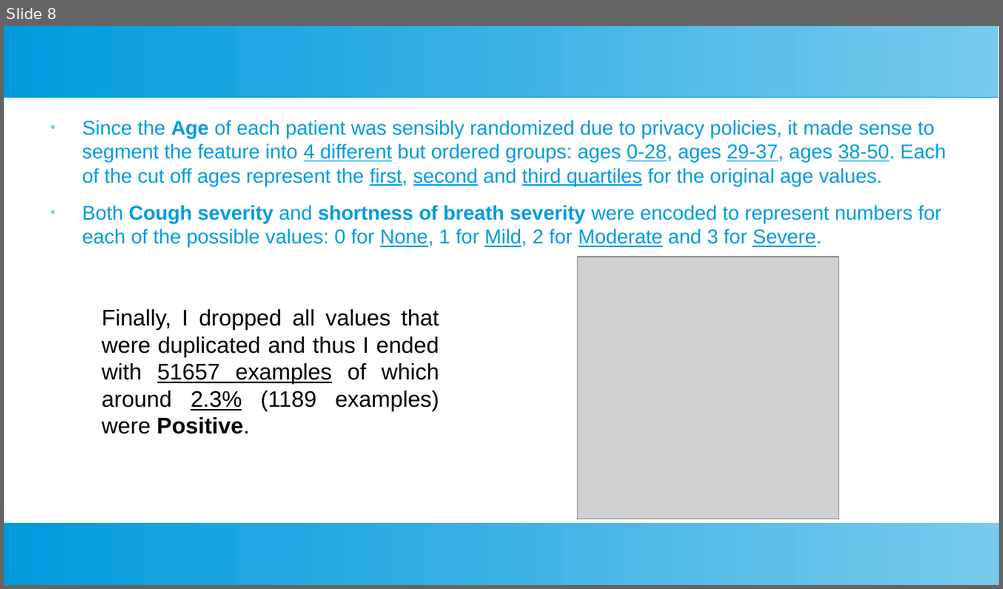
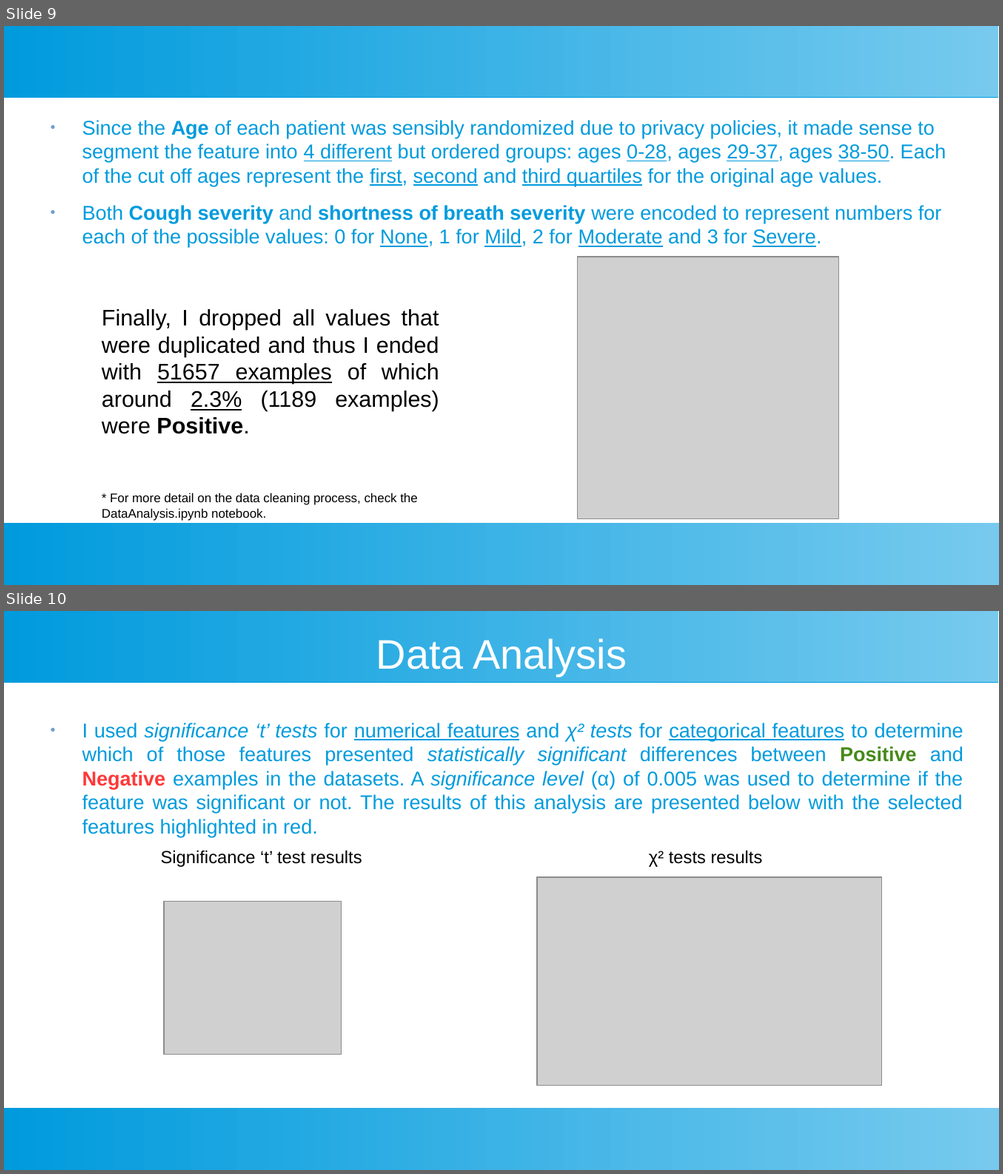
Before and after one commit to Sir-Slade/covid_prediction_project, a slide deck: Covid_Predictor_Report.odp. Shown one above the other, each under a label of ours: slide 8 before the commit, slides 9 and 10 after it. The pictures are 1003x589 and 1003x1174 pixels, drawn with LibreOffice and Linux fonts; fonts in the diff are those of the drawing; grey boxes stand for pictures. Boxes give left, top, right and bottom in pixels: in the first picture for what was removed or moved away, otherwise in the second. Text is boxed around its words. In the diff, an @@ line names an element or a change of style, - is before the commit and + after.

Commit message:
Created figures for significance tests, chi-squared tests and correlations, added them to the report and continued writting the report. We are now in the Model develoment and experiments phase of the report

```diff
--- a/Covid_Predictor_Report.odp
+++ b/Covid_Predictor_Report.odp
@@ slide 10 added at (4,611,999,1170), background #FFFFFF; not listed: 2 template elements that a slide beside it also shows @@
@@ title added at (376,638,626,676), 33 pt, text #FFFFFF @@
+Data Analysis
@@ text added at (82,723,963,837), 16 pt, text #009BDD @@
+● I used significance ‘t’ tests for numerical features and χ² tests for categorical features to determine which of those features presented statistically significant differences between Positive and Negative examples in the datasets. A significance level (α) of 0.005 was used to determine if the feature was significant or not. The results of this analysis are presented below with the selected features highlighted in red.
@@ text added at (161,850,362,867), 14 pt, text #000000 @@
+Significance ‘t’ test results
@@ text added at (649,850,762,867), 14 pt, text #000000 @@
+χ² tests results
@@ picture added at (538,877,882,1086) @@
@@ picture added at (164,902,341,1055) @@
@@ what was slide 8 is now slide 9 @@
@@ slide 9 changed as well @@
@@ text "Since the Age of each ..." at (82,120,946,247): bullet colour #77CAEE to #729FCF @@
@@ text added at (102,493,417,521), 10 pt, text #000000 @@
+* For more detail on the data cleaning process, check the DataAnalysis.ipynb notebook.
```
Also in this commit, not shown: 7 other slides changed, 4 other slides added, 3 other files.
